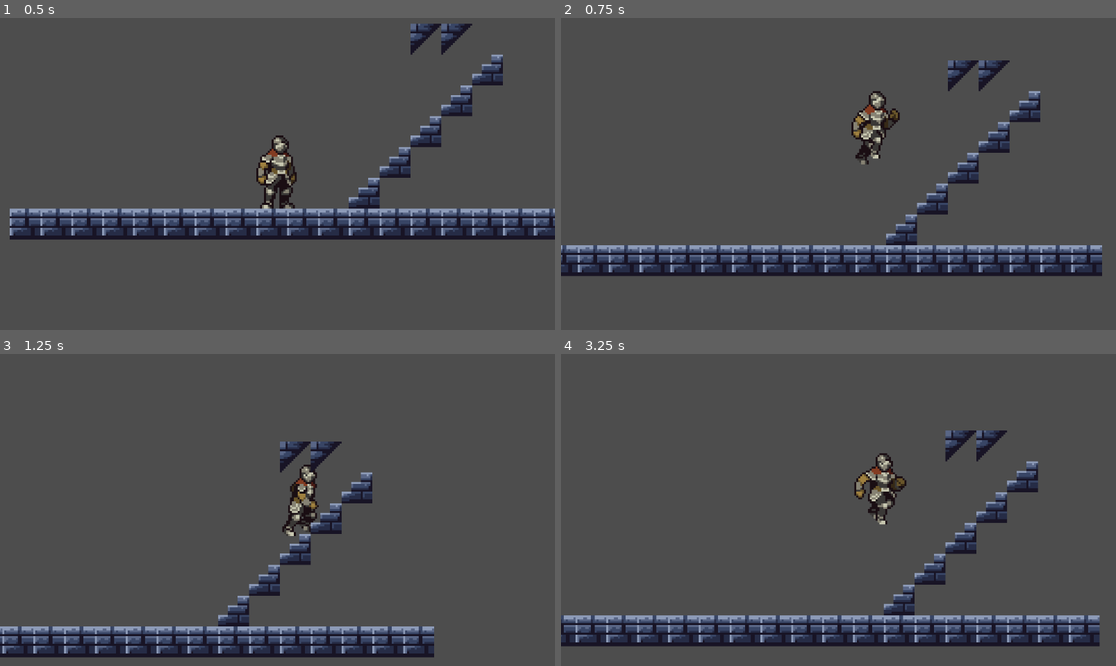
Above: before the commit, frames 1-4 (two rows, left to right).
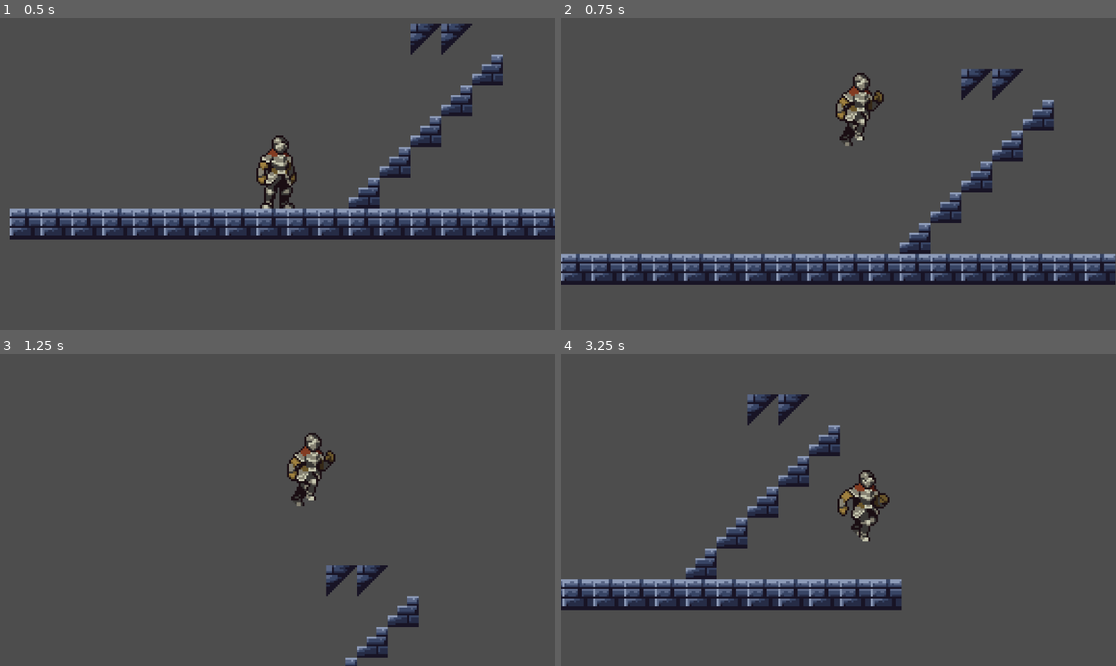
Above: after the commit, the same moments.

Repository: The-Bradster/crono-clones
Game: Godot game, scene res://scenes/main.tscn
The game is run twice, just before and just after one commit, with the same random seed, the same clock (stepped at 60 frames per second) and the same inputs.
Inputs:
- Up to frame 1 (0.5 s): no input
- Up to frame 2 (0.75 s): hold D (move_right) from 0.53 s (still down); hold Space (jump) from 0.53 s (still down)
- Up to frame 3 (1.25 s): keep holding D (move_right); keep holding Space (jump)
- Up to frame 4 (3.25 s): release Space (jump) at 1.28 s; tap Space (jump) at 1.35, 1.52, 1.82, 2.85, 3.02 s; release D (move_right) at 2.03 s; hold A (move_left) 2.03-2.78 s; hold Space (jump) 2.03-2.78 s; hold D (move_right) from 2.78 s (still down)

Frame 1 is identical in both runs. In frame 2, 15% of the frame differs, in the area x 0-100%, y 13-86%; in frame 3, 10%; in frame 4, 19%, in the area x 0-98%, y 12-94%.

Commit message:
added double jump, jumper buffer, acceleration, cyote time, etc.

Diff:
--- a/scenes/player.tscn
+++ b/scenes/player.tscn
@@ -202,6 +202,11 @@
 "loop": true,
 "name": &"run",
 "speed": 15.0
+}, {
+"frames": [],
+"loop": true,
+"name": &"slide",
+"speed": 5.0
 }]
 
 [sub_resource type="CapsuleShape2D" id="CapsuleShape2D_jej6c"]
@@ -214,7 +219,7 @@
 [node name="AnimatedSprite2D" type="AnimatedSprite2D" parent="."]
 position = Vector2(0, -40)
 sprite_frames = SubResource("SpriteFrames_3v2ag")
-animation = &"jump"
+animation = &"idle"
 autoplay = "idle"
 
 [node name="CollisionShape2D" type="CollisionShape2D" parent="."]
--- a/scripts/player.gd
+++ b/scripts/player.gd
@@ -2,35 +2,87 @@
 
 @onready var sprite = $AnimatedSprite2D
 
-const SPEED = 150.0
-const JUMP_VELOCITY = -300.0
+const SPEED = 90.0  # Lower base speed like Celeste
+const AIR_SPEED = 90.0  # Full air control like Celeste
+const JUMP_VELOCITY = -315.0  # Higher jump velocity like Celeste
+const COYOTE_TIME = 0.1  # Same as Celeste
+const ACCELERATION = 1000.0  # How quickly we reach max speed
+const DECELERATION = 1000.0  # How quickly we slow down
+const JUMP_GRAVITY_MULTIPLIER = 0.4  # Lower gravity while holding jump
+const JUMP_BUFFER_TIME = 0.1  # How long to remember a jump input before landing
+
+var coyote_timer = 0.0
+var was_on_floor = false
+var can_double_jump = true  # Track if double jump is available
+var jump_gravity_multiplier = 1.0  # Current gravity multiplier
+var jump_buffer_timer = 0.0  # Timer for jump buffer
 
 func _physics_process(delta: float) -> void:
 	# Add the gravity.
 	if not is_on_floor():
-		velocity += get_gravity() * delta
+		# Apply variable gravity based on jump button
+		if Input.is_action_pressed("jump") and velocity.y < 0:
+			jump_gravity_multiplier = JUMP_GRAVITY_MULTIPLIER
+		else:
+			jump_gravity_multiplier = 1.0
+		velocity += get_gravity() * delta * jump_gravity_multiplier
 		# Play jumping animation when moving upward, falling animation when moving downward
 		if velocity.y < 0 and sprite.animation != "jump":
 			sprite.play("jump")
 		elif velocity.y > 0 and sprite.animation != "jump_fall":
 			sprite.play("jump_fall")
+	else:
+		# Reset coyote timer and double jump when on floor
+		coyote_timer = COYOTE_TIME
+		was_on_floor = true
+		can_double_jump = true  # Reset double jump when landing
+		jump_gravity_multiplier = 1.0  # Reset gravity multiplier on landing
+
+		# Check for buffered jump
+		if jump_buffer_timer > 0:
+			velocity.y = JUMP_VELOCITY
+			sprite.play("jump")
+			jump_buffer_timer = 0  # Reset buffer after using it
+
+	# Update coyote timer
+	if not is_on_floor() and was_on_floor:
+		coyote_timer -= delta
+		if coyote_timer <= 0:
+			was_on_floor = false
+
+	# Update jump buffer timer
+	if jump_buffer_timer > 0:
+		jump_buffer_timer -= delta
 
 	# Handle jump.
-	if Input.is_action_just_pressed("jump") and is_on_floor():
-		velocity.y = JUMP_VELOCITY
-		sprite.play("jump")
+	if Input.is_action_just_pressed("jump"):
+		if is_on_floor() or coyote_timer > 0:
+			# Normal jump
+			velocity.y = JUMP_VELOCITY
+			sprite.play("jump")
+			coyote_timer = 0  # Reset coyote timer after jumping
+		elif can_double_jump:
+			# Double jump
+			velocity.y = JUMP_VELOCITY
+			sprite.play("jump")  # Play jump animation for double jump
+			can_double_jump = false  # Use up the double jump
+		else:
+			# Buffer the jump if we're in the air and can't double jump
+			jump_buffer_timer = JUMP_BUFFER_TIME
 
 	# Get the input direction and handle the movement/deceleration.
 	var direction := Input.get_axis("move_left", "move_right")
 	if direction:
-		velocity.x = direction * SPEED
+		# Smooth acceleration like Celeste
+		velocity.x = move_toward(velocity.x, direction * SPEED, ACCELERATION * delta)
 		# Flip the sprite based on movement direction
 		sprite.flip_h = direction < 0
 		# Play running animation when moving on the ground
 		if is_on_floor() and sprite.animation != "run":
 			sprite.play("run")
 	else:
-		velocity.x = move_toward(velocity.x, 0, SPEED)
+		# Smooth deceleration like Celeste
+		velocity.x = move_toward(velocity.x, 0, DECELERATION * delta)
 		# Play idle animation when standing still on the ground
 		if is_on_floor() and sprite.animation != "idle":
 			sprite.play("idle")
